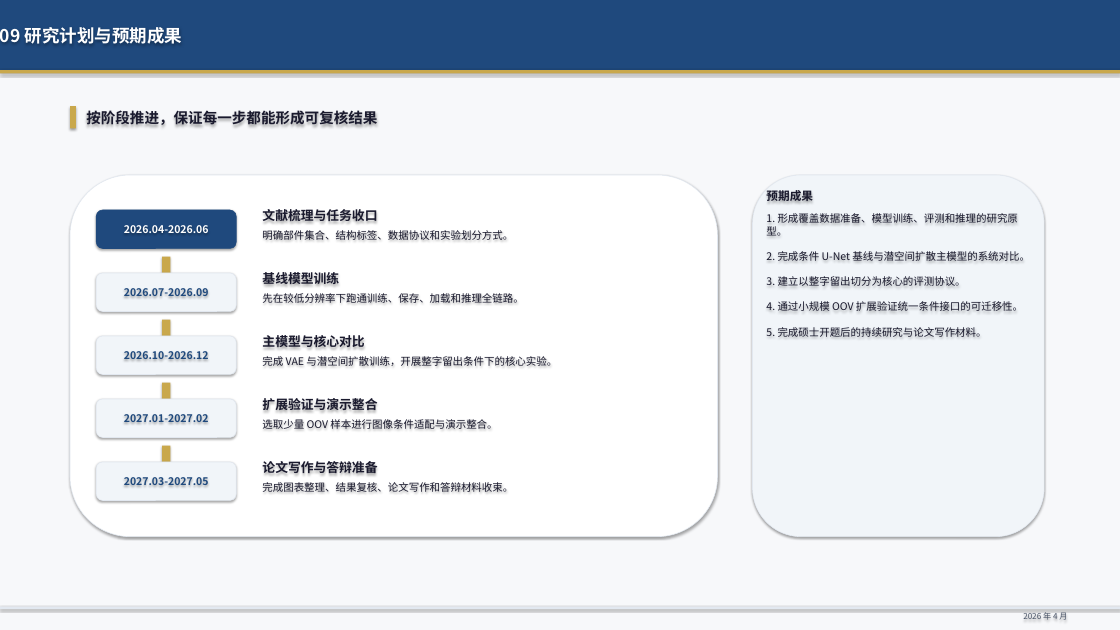
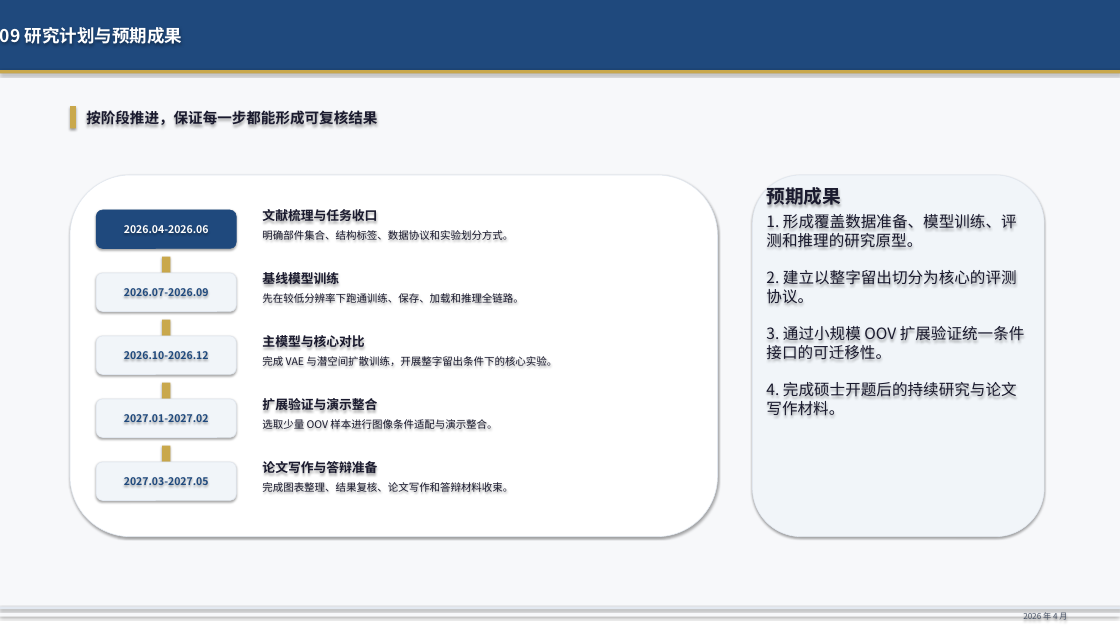
Before and after one commit to genanalucy/glyphcomposer, a slide deck: slide 11 of docs/thesis/ppt/proposal-defense-classic-clean.pptx. Drawn at 1120x630 pixels with LibreOffice and Linux fonts; fonts in the diff are those of the drawing. Boxes give left, top, right and bottom in pixels: in the first picture for what was removed or moved away, otherwise in the second. Text is boxed around its words. In the diff, an @@ line names an element or a change of style, - is before the commit and + after.

```diff
--- a/docs/thesis/ppt/proposal-defense-classic-clean.pptx
+++ b/docs/thesis/ppt/proposal-defense-classic-clean.pptx
@@ rectangle: place and size @@
-rectangle at bbox=[0, 0, 1120, 630]
+rectangle at bbox=[0, 0, 1120, 617]
@@ text "预期成果" at bbox=[766, 184, 841, 209]: size 15 to 24 pt @@
@@ text at bbox=[766, 214, 1025, 416]: text changed; size 13.5 to 20 pt @@
-1. 形成覆盖数据准备、模型训练、评测和推理的研究原型。
-2. 完成条件 U-Net 基线与潜空间扩散主模型的系统对比。
-3. 建立以整字留出切分为核心的评测协议。
-4. 通过小规模 OOV 扩展验证统一条件接口的可迁移性。
-5. 完成硕士开题后的持续研究与论文写作材料。
+1. 形成覆盖数据准备、模型训练、评测和推理的研究原型。
+2. 建立以整字留出切分为核心的评测协议。
+3. 通过小规模 OOV 扩展验证统一条件接口的可迁移性。
+4. 完成硕士开题后的持续研究与论文写作材料。
```
Also in this commit, not shown: 9 other slides changed.
